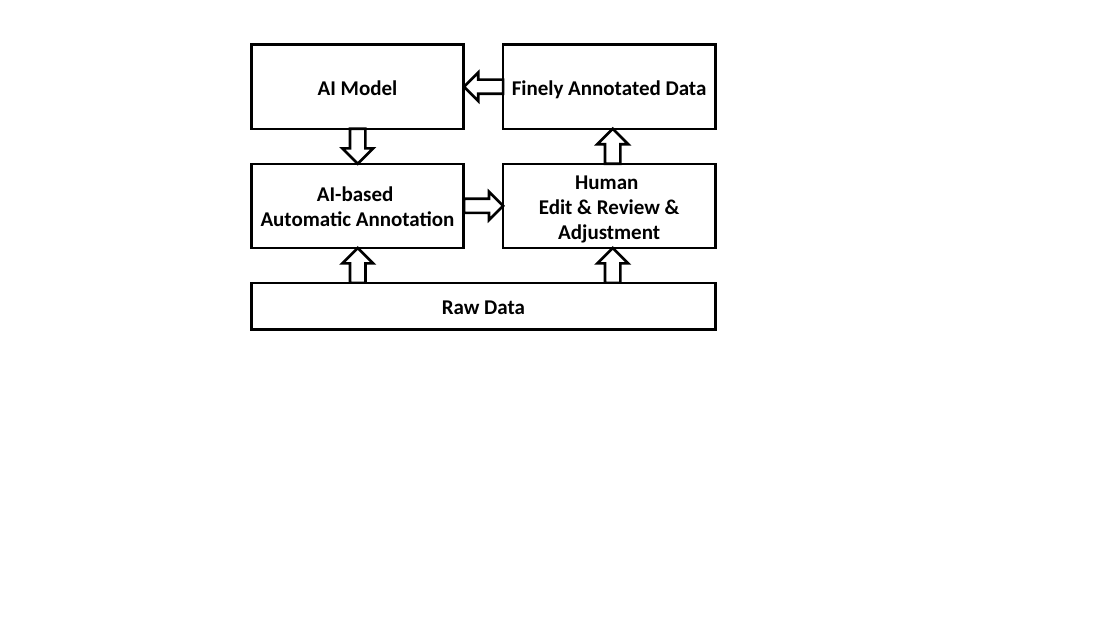
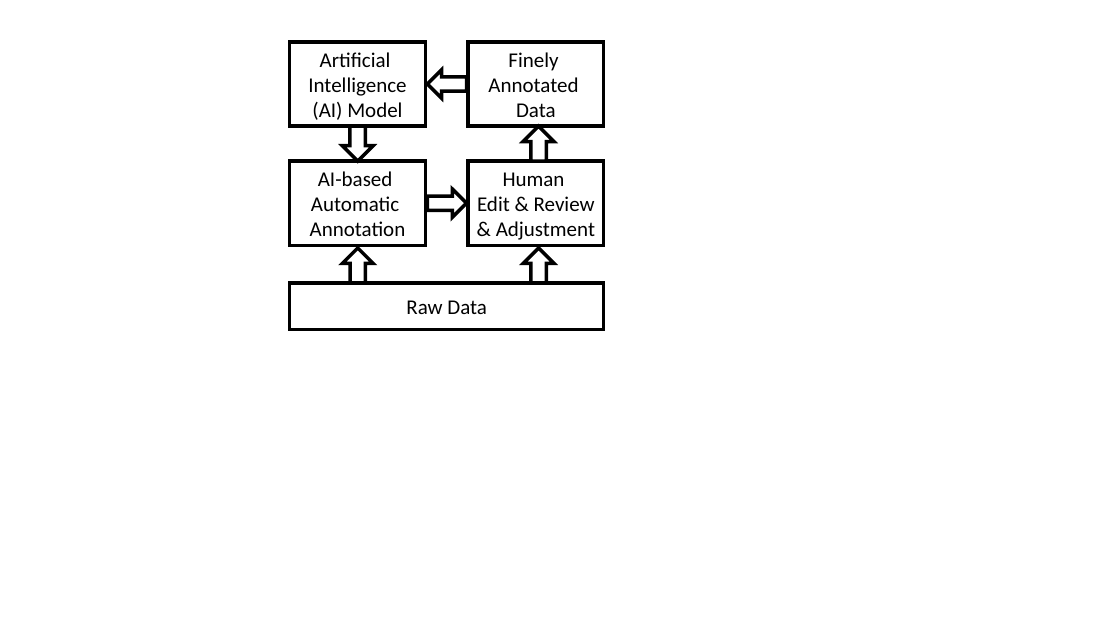
Before and after one commit to naurril/labeltool-paper, a slide deck: slide 1 of fig.pptx. Drawn at 1120x630 pixels with LibreOffice and Linux fonts; fonts in the diff are those of the drawing. Boxes give left, top, right and bottom in pixels: in the first picture for what was removed or moved away, otherwise in the second. Text is boxed around its words. In the diff, an @@ line names an element or a change of style, - is before the commit and + after.

```diff
--- a/fig.pptx
+++ b/fig.pptx
@@ rectangle "Artificial": place and size @@
-rectangle "Artificial" at (251,45,464,129)
+rectangle "Artificial" at (290,42,425,126)
@@ text in rectangle at (308,52,406,120): text changed; bold off @@
-AI Model
+Artificial
+Intelligence
+(AI) Model
@@ rectangle "Finely": place and size @@
-rectangle "Finely" at (503,45,716,129)
+rectangle "Finely" at (468,42,603,126)
@@ text in rectangle at (488,52,578,124): text changed; bold off @@
-Finely Annotated Data
+Finely
+Annotated
+Data
@@ right arrow: place and size @@
-right arrow at (464,72,503,101)
+right arrow at (428,70,467,98)
@@ outline #000000 2.25 pt to #000000 3 pt in 9 elements at (290,161,425,245), (468,42,603,126), (290,42,425,126), (343,248,374,283), (343,126,374,161), (428,189,467,218), (428,70,467,98), (523,248,555,283), (523,126,555,161) @@
@@ down arrow: place and size @@
-down arrow at (597,129,628,164)
+down arrow at (523,126,555,161)
@@ rectangle "AI-based": place and size @@
-rectangle "AI-based" at (251,164,464,248)
+rectangle "AI-based" at (290,161,425,245)
@@ text in rectangle at (318,171,393,186): bold off in "AI-based" @@
@@ rectangle "Human" at (468,161,603,245): bold off; outline #000000 2.25 pt to #000000 3 pt @@
@@ rectangle "Human": place and size @@
-rectangle "Human" at (503,164,716,248)
+rectangle "Human" at (468,161,603,245)
@@ text in rectangle at (310,196,406,236): text changed; bold off @@
-Automatic Annotation
+Automatic
+Annotation
@@ right arrow: place and size @@
-right arrow at (464,192,503,220)
+right arrow at (428,189,467,218)
@@ down arrow: place and size @@
-down arrow at (597,248,628,283)
+down arrow at (523,248,555,283)
@@ rectangle "Raw Data": place and size @@
-rectangle "Raw Data" at (251,283,716,330)
+rectangle "Raw Data" at (290,283,604,330)
@@ rectangle "Raw Data" at (290,283,604,330): bold off; outline #000000 2.25 pt to #000000 3 pt @@
```
Also in this commit, not shown: 2 other slides changed, 1 slide added, 5 other files.
